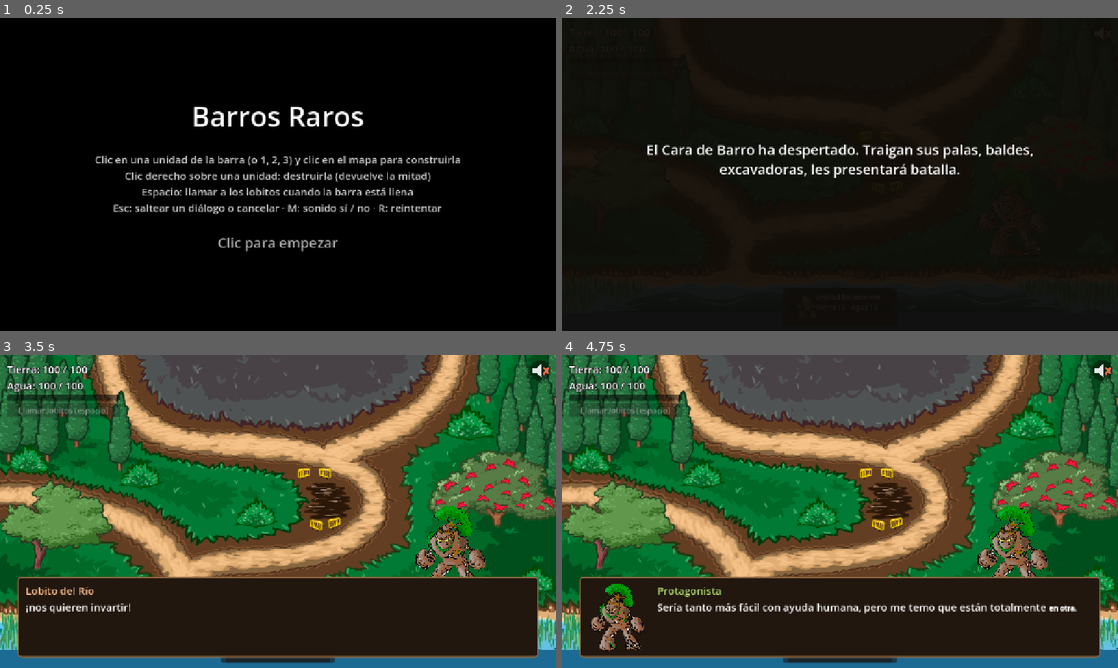
Above: before the commit, frames 1-4 (two rows, left to right).
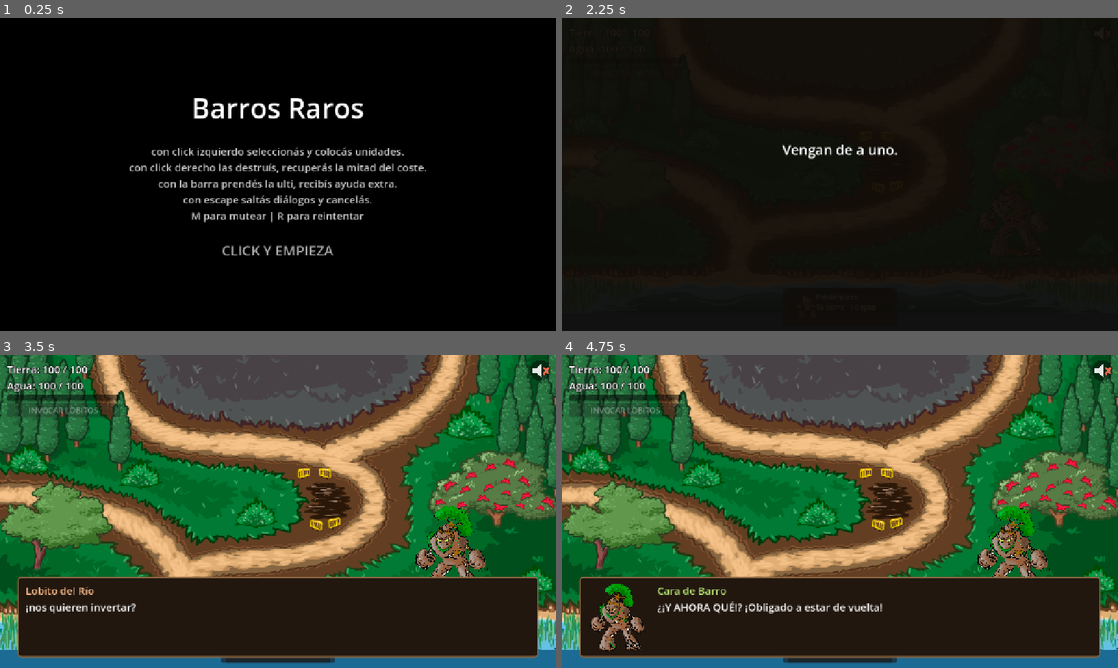
Above: after the commit, the same moments.

Repository: iagoziploc/barros-raros
Game: Godot game, scene res://levels/level_01/level_01.tscn
Same seed, same stepped clock (60 frames per second), same inputs: the game is played once before the commit and once after it. Sound files missing from this copy of the repository are replaced by a short silence.
Inputs (mouse positions are in pixels of both pictures, inside the frame that each line leads up to):
- Up to frame 1 (0.25 s): no input
- Up to frame 2 (2.25 s): tap Y at 0.5 s; move the mouse to (962, 158) at 0.52 s; tap R at 0.6 s; click (962, 158) at 0.67 s; tap Enter (ui_accept) at 0.77, 2 s; click (1101, 33) at 1.25 s; move the mouse to (728, 190) at 2.02 s; tap M at 2.1 s; click (728, 190) at 2.17 s
- Up to frame 3 (3.5 s): tap Enter (ui_accept) at 2.27, 2.75 s; move the mouse to (333, 442) at 2.77 s; tap Space at 2.85 s; click (333, 442) at 2.92 s
- Up to frame 4 (4.75 s): tap Enter (ui_accept) at 3.5, 3.77, 4.25, 4.52 s; move the mouse to (812, 574) at 3.52 s; tap 1 at 3.6 s; click (812, 574) at 3.67 s; move the mouse to (1006, 558) at 4.27 s; tap R at 4.35 s; click (1006, 558) at 4.42 s

The runs differ from the first frame. In frame 1, 7.2% of the frame differs, in the area x 17-83%, y 25-76%; in frame 2, 2.0%; in frame 3, 0.2%; in frame 4, 1.6%.

Commit message:
Textos del juego (usuario) y re-guardados del editor
Co-Authored-By: Claude Opus 5.5 <noreply@anthropic.com>

Diff:
--- a/data/units/tierra_frames.tres
+++ b/data/units/tierra_frames.tres
@@ -1,6 +1,6 @@
-[gd_resource type="SpriteFrames" format=3]
+[gd_resource type="SpriteFrames" format=3 uid="uid://racbdhvp6ckp"]
 
-[ext_resource type="Texture2D" path="res://assets/art/spritesheets/unit_2.png" id="1_sheet"]
+[ext_resource type="Texture2D" uid="uid://th2wo12a0upl" path="res://assets/art/spritesheets/unit_2.png" id="1_sheet"]
 
 [sub_resource type="AtlasTexture" id="Atlas_0"]
 atlas = ExtResource("1_sheet")
@@ -47,7 +47,7 @@
 "duration": 1.0,
 "texture": SubResource("Atlas_5")
 }],
-"loop": false,
+"loop": 0,
 "name": &"hit",
 "speed": 10.0
 }, {
@@ -58,7 +58,7 @@
 "duration": 1.0,
 "texture": SubResource("Atlas_5")
 }],
-"loop": true,
+"loop": 1,
 "name": &"idle",
 "speed": 2.0
 }]
--- a/localization/strings.csv
+++ b/localization/strings.csv
@@ -1,17 +1,17 @@
 keys,es
 HUD_EARTH,Tierra: %d / %d
 HUD_WATER,Agua: %d / %d
-HUD_SUDDEN_DEATH_EARTH,¡Sin tierra! %.1f
-HUD_SUDDEN_DEATH_WATER,¡Sin agua! %.1f
-HUD_DEFEAT,Se llevaron todo
+HUD_SUDDEN_DEATH_EARTH,¡Te estás derritiendo! %.1f
+HUD_SUDDEN_DEATH_WATER,¡Te estás petrificando! %.1f
+HUD_DEFEAT,Se llevaron todo, nomás
 HUD_WAVE,Oleada %d
-HUD_VICTORY,¡El río sigue siendo nuestro!
-UNIT_BALANCED,Unidad balanceada
-UNIT_EARTH,Unidad de tierra
-UNIT_WATER,Unidad de agua
-BUILD_COST_EARTH,Tierra %d
-BUILD_COST_WATER,Agua %d
-SPEAKER_PROTAGONIST,Protagonista
+HUD_VICTORY, ¡Los frenamos! Al menos por un rato...
+UNIT_BALANCED,Pendenciero
+UNIT_EARTH,Tirapiedras
+UNIT_WATER,Charco
+BUILD_COST_EARTH,%d tierra
+BUILD_COST_WATER,%d agua
+SPEAKER_PROTAGONIST,Cara de Barro
 SPEAKER_ABUELA,Abuela
 SPEAKER_LOBITO,Lobito del Río
 SPEAKER_PESCADOR,Pescador
@@ -19,13 +19,14 @@
 SPEAKER_DORADO,Dorado
 INTRO_01,"El litoral está de remate y del norte llegan los inversores. Vienen por las tierras raras, vienen por el agua dulce."
 INTRO_02,Minga.
-INTRO_03,"El Cara de Barro ha despertado. Traigan sus palas, baldes, excavadoras, les presentará batalla."
-WAVE_01_01,¡llegan los inversores!
-WAVE_01_02,¡nos quieren invartir!
-WAVE_01_03,¡nos quieren invertar?
-WAVE_01_04,¡nos quieren invadir!
-WAVE_01_05,"Sería tanto más fácil con ayuda humana, pero me temo que están totalmente [b]en otra[/b]."
-ENDING_01,Continuará…
+INTRO_03,"Vengan de a uno."
+WAVE_01_01,¡llegan los inversores! ¡nos quieren invartir!
+WAVE_01_02,¡nos quieren invertar?
+WAVE_01_03,¡nos quieren invadir! ¡Ayuda, lobitos del río!
+WAVE_01_04,No quisiera despertarlo... Pero no tenemos otra opción.
+WAVE_01_05,"¿¡Y AHORA QUÉ!? ¡Obligado a estar de vuelta!"
+WAVE_01_06,"¿Y los humanos? ¿Ya ni siquiera pelean sus batallas?"
+ENDING_01,Continuará...
 NEWS_TITLE,Buenas y malas noticias...
 NEWS_CHOOSE,Elegir
 EFFECT_UNIT_EARTH_COST,Costo de tierra: %s
@@ -41,34 +42,35 @@
 NEWS_01_01,"Malas noticias, viento norte. Las llamas se extienden."
 NEWS_02_01,¡Todos saluden al gran estado de Holy Faith!
 START_TITLE,Barros Raros
-START_CONTROLS,"Clic en una unidad de la barra (o 1, 2, 3) y clic en el mapa para construirla
-Clic derecho sobre una unidad: destruirla (devuelve la mitad)
-Espacio: llamar a los lobitos cuando la barra está llena
-Esc: saltear un diálogo o cancelar · M: sonido sí / no · R: reintentar"
-START_CLICK,Clic para empezar
+START_CONTROLS,"con click izquierdo seleccionás y colocás unidades.
+con click derecho las destruís, recuperás la mitad del coste.
+con la barra prendés la ulti, recibís ayuda extra.
+con escape saltás diálogos y cancelás.
+M para mutear | R para reintentar"
+START_CLICK,CLICK Y EMPIEZA
 HUD_RETRY,R para reintentar
-HUD_ULTIMATE,Llamar lobitos (espacio)
+HUD_ULTIMATE,INVOCAR LOBITOS
 UNIT_UNLOCKED,¡Nueva unidad: %s!
 NEWS_GOOD_CARD,"¡La buena, por favor una buena!"
 NEWS_BAD_CARD,Si no queda otra...
-NEWS_REROLL_FREE,Otras opciones (gratis)
-NEWS_REROLL,Otras opciones (%d tierra · %d agua)
-GOOD_UNIT_DAMAGE,Buena: daño (nombre provisorio)
-GOOD_UNIT_ATTACK_SPEED,Buena: velocidad de ataque (nombre provisorio)
-GOOD_UNIT_BUILD_TIME,Buena: construcción (nombre provisorio)
-GOOD_UNIT_ARMOR_PIERCING,Buena: penetración (nombre provisorio)
-GOOD_UNIT_EARTH_COST,Buena: costo de tierra (nombre provisorio)
-GOOD_UNIT_WATER_COST,Buena: costo de agua (nombre provisorio)
-GOOD_EARTH_NOW,Buena: tierra (nombre provisorio)
-GOOD_WATER_NOW,Buena: agua (nombre provisorio)
-GOOD_ENEMY_SPEED,Buena: velocidad enemiga (nombre provisorio)
-GOOD_ENEMY_COUNT,Buena: cantidad de enemigos (nombre provisorio)
-BAD_UNIT_DAMAGE,Mala: daño (nombre provisorio)
-BAD_UNIT_ATTACK_SPEED,Mala: velocidad de ataque (nombre provisorio)
-BAD_UNIT_BUILD_TIME,Mala: construcción (nombre provisorio)
-BAD_UNIT_EARTH_COST,Mala: costo de tierra (nombre provisorio)
-BAD_UNIT_WATER_COST,Mala: costo de agua (nombre provisorio)
-BAD_EARTH_NOW,Mala: tierra (nombre provisorio)
-BAD_WATER_NOW,Mala: agua (nombre provisorio)
-BAD_ENEMY_SPEED,Mala: velocidad enemiga (nombre provisorio)
-BAD_ENEMY_COUNT,Mala: cantidad de enemigos (nombre provisorio)
+NEWS_REROLL_FREE,Volver a tirar (gratis)
+NEWS_REROLL,Volver a tirar (%d tierra · %d agua)
+GOOD_UNIT_DAMAGE,Guiso de la abuela
+GOOD_UNIT_ATTACK_SPEED,Te giran un mate
+GOOD_UNIT_BUILD_TIME,Caja de Herramientas
+GOOD_UNIT_ARMOR_PIERCING,Llegaron los payadores
+GOOD_UNIT_EARTH_COST,Cupón de descuento: TIERRA
+GOOD_UNIT_WATER_COST,Cupón de descuento: AGUA
+GOOD_EARTH_NOW,Suelo abonado
+GOOD_WATER_NOW,Se largó con todo
+GOOD_ENEMY_SPEED,Calzado trucho
+GOOD_ENEMY_COUNT,Arrugaron
+BAD_UNIT_DAMAGE,Falta de nutrientes
+BAD_UNIT_ATTACK_SPEED,¡DEMASIADA HUMEDAD!
+BAD_UNIT_BUILD_TIME,Asadito con los muchachos
+BAD_UNIT_EARTH_COST,Llegó el ajuste (TIERRA)
+BAD_UNIT_WATER_COST,Cortaron el subsidio (AGUA)
+BAD_EARTH_NOW,¡Vendieron Santa Fe!
+BAD_WATER_NOW,Temporada de sequías
+BAD_ENEMY_SPEED,MONSTER DE FANGO LOCO
+BAD_ENEMY_COUNT,Echá los fideos
Not shown: 1 places in data/dialogues/wave_01.tres that only renumber resources
